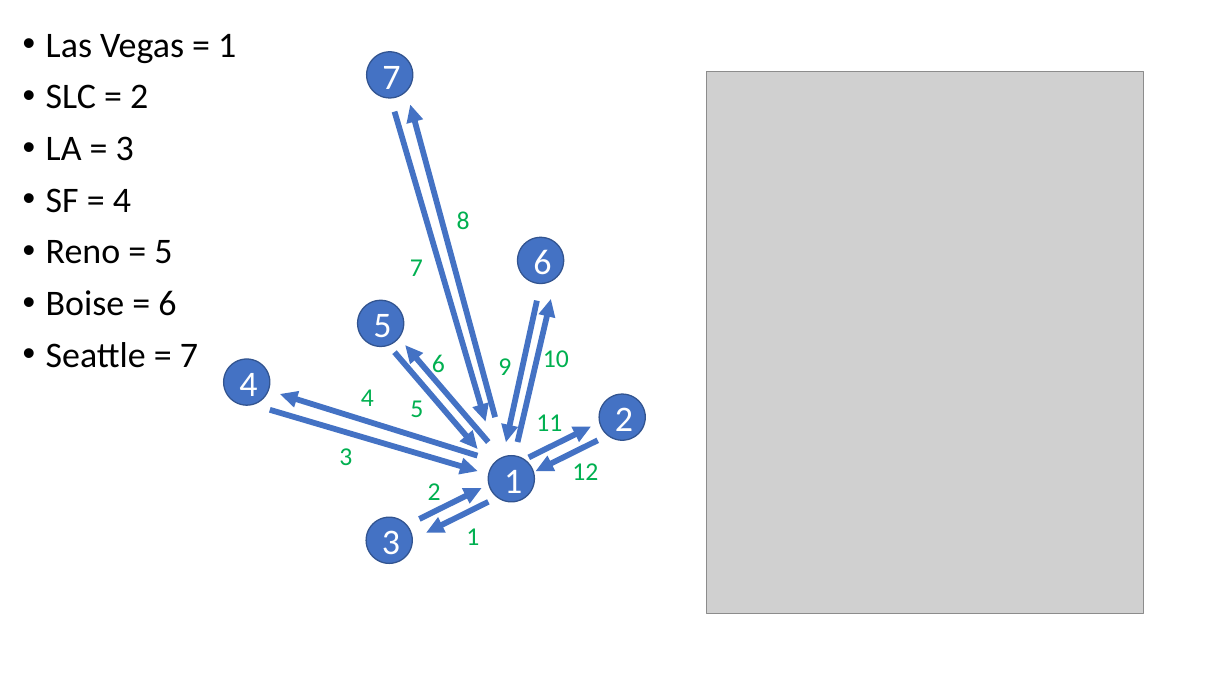
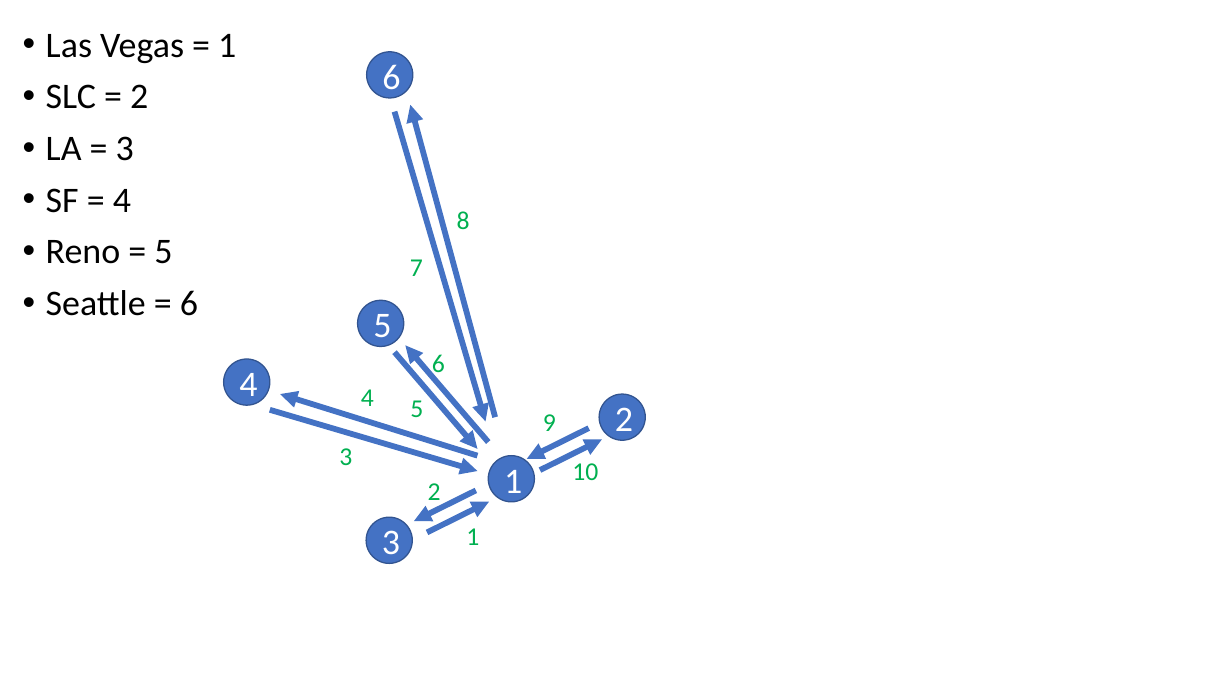
Before and after one commit to keloric/EE-P-578-B, a slide deck: slide 6 of Project/Graphics.pptx (slide 4 before the commit). Drawn at 1232x693 pixels with LibreOffice and Linux fonts; fonts in the diff are those of the drawing; grey boxes stand for pictures. Boxes give left, top, right and bottom in pixels: in the first picture for what was removed or moved away, otherwise in the second. Text is boxed around its words. In the diff, an @@ line names an element or a change of style, - is before the commit and + after.

```diff
--- a/Project/Graphics.pptx
+++ b/Project/Graphics.pptx
@@ text in ellipse at <box>382,64,400,98</box>: text changed @@
-7
+6
@@ picture removed at <box>707,72,1144,614</box> @@
@@ ellipse removed at <box>518,238,564,284</box> @@
-6
@@ text at <box>46,290,198,316</box>: text changed @@
-• Boise = 6
-• Seattle = 7
+• Seattle = 6
@@ arrow removed from (518, 442) to (551, 299) @@
@@ arrow removed from (537, 300) to (506, 442) @@
@@ text removed at <box>543,350,569,367</box> @@
-10
@@ text "9": place and size @@
-text "9" at <box>498,358,511,375</box>
+text "9" at <box>543,414,556,431</box>
@@ text removed at <box>536,414,562,431</box> @@
-11
@@ arrow (527, 459) - (589, 428): arrowheads changed @@
@@ arrow moved from (536, 471) - (598, 441) to (540, 470) - (602, 440) @@
@@ arrow (540, 470) - (602, 440): arrowheads changed @@
@@ text at <box>572,463,598,480</box>: text changed @@
-12
+10
@@ arrow moved from (426, 532) - (489, 502) to (414, 521) - (476, 491) @@
@@ arrow moved from (420, 519) - (482, 488) to (427, 532) - (489, 502) @@
```
Also in this commit, not shown: 3 other slides changed, 2 slides added, 7 other files.
